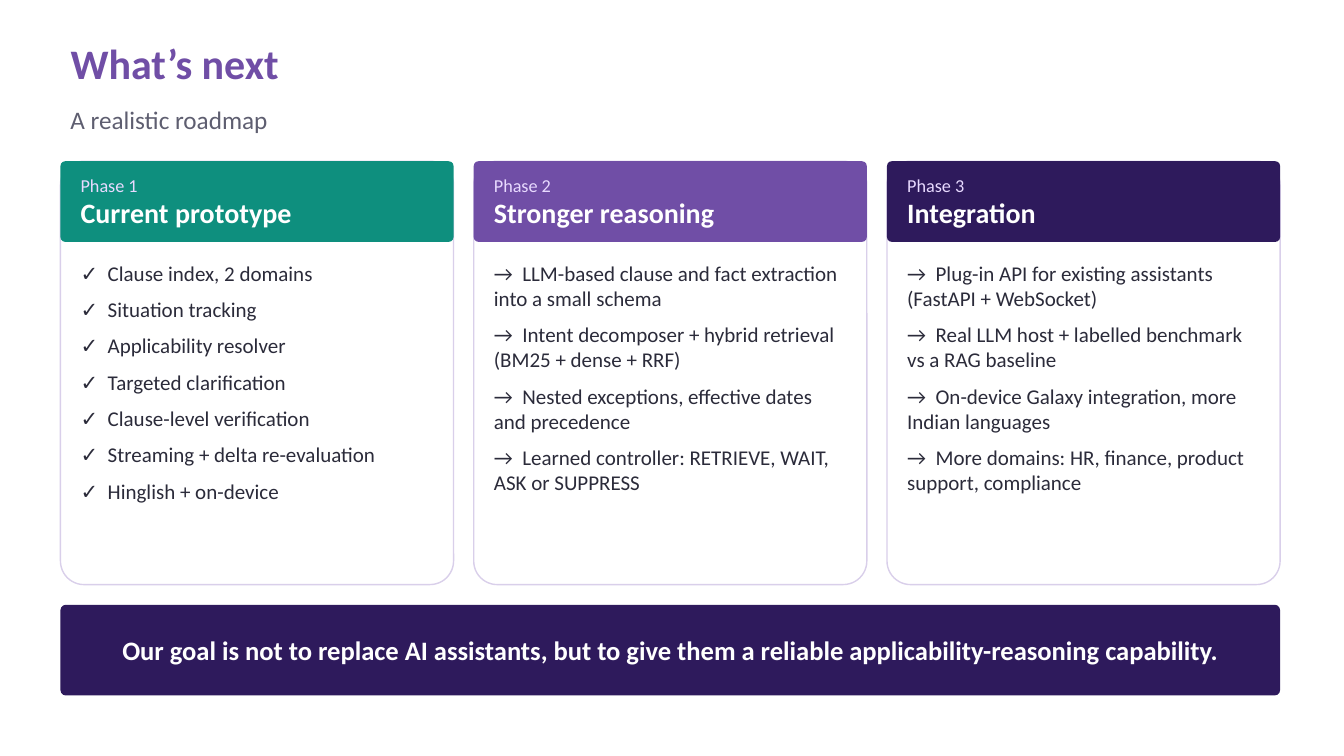
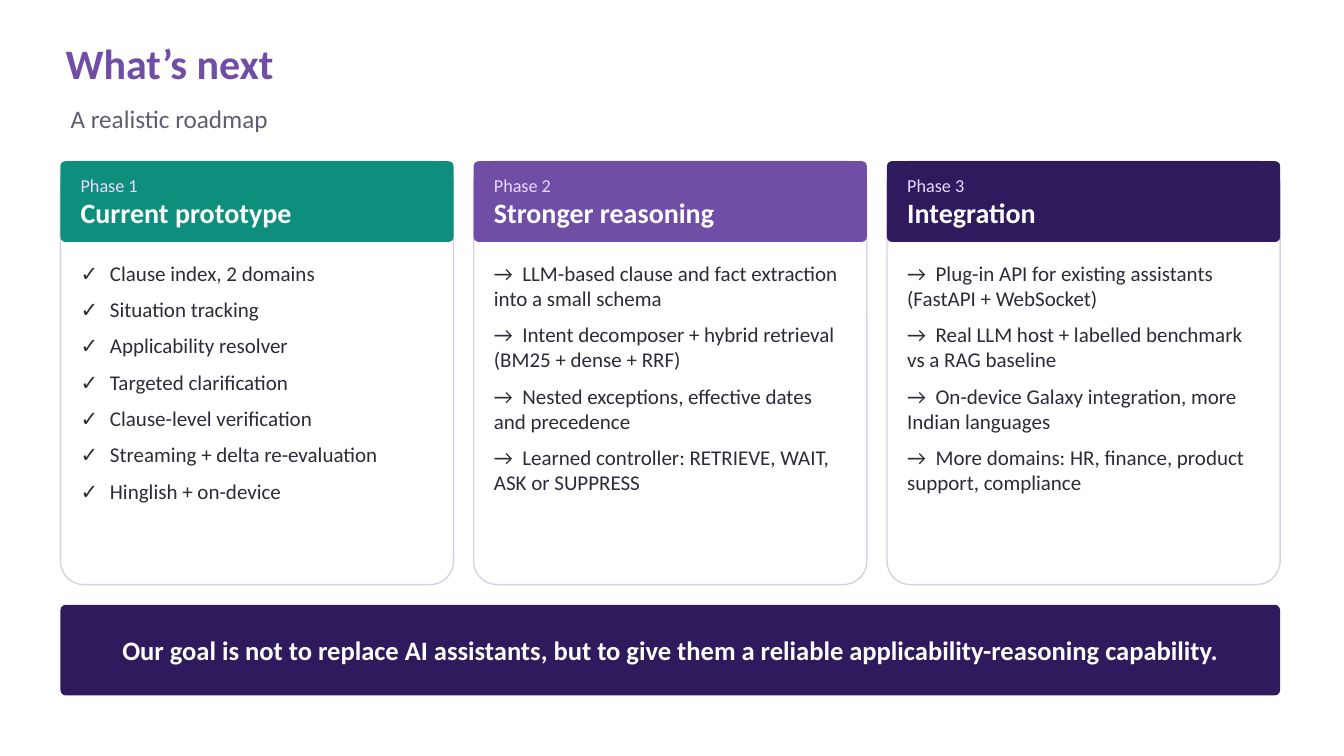
Before and after one commit to Sneha21-09/PRISM_GENAI_HACKATHON_Y2026, a slide deck: slide 12 of ClauseStream_PRISM_Submission_v2.pptx. Drawn at 1344x756 pixels with LibreOffice and Linux fonts; fonts in the diff are those of the drawing. Boxes give left, top, right and bottom in pixels: in the first picture for what was removed or moved away, otherwise in the second. Text is boxed around its words. In the diff, an @@ line names an element or a change of style, - is before the commit and + after.

```diff
--- a/ClauseStream_PRISM_Submission_v2.pptx
+++ b/ClauseStream_PRISM_Submission_v2.pptx
@@ title "What’s next": place and size @@
-title "What’s next" at [71,48,279,80]
+title "What’s next" at [66,48,274,80]
@@ text "✓ Clause index, 2 domains" at [110,266,377,503]: font Calibri to Arial in "✓", "✓", "✓", "✓" and 3 more places @@
```
Also in this commit, not shown: 13 other slides changed.
